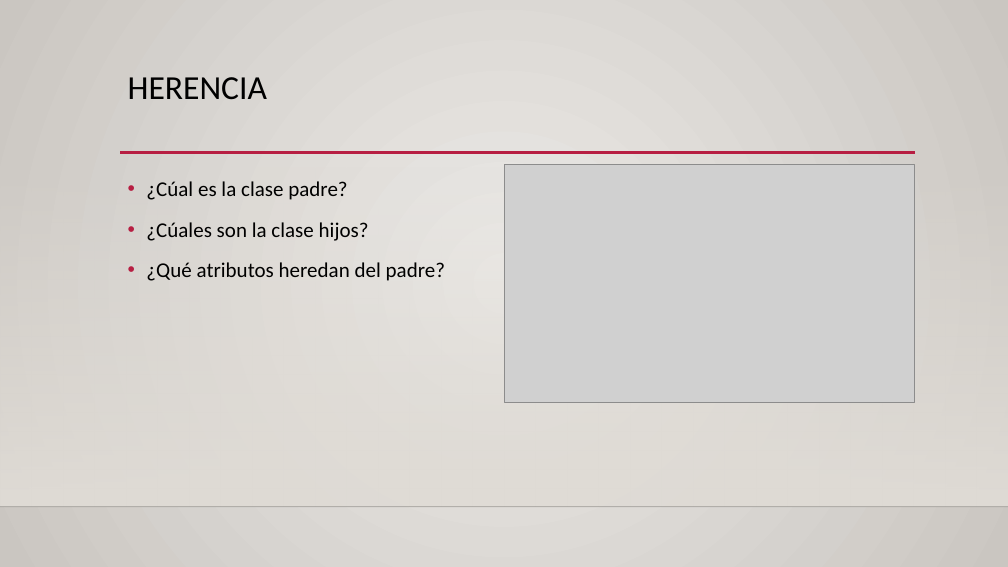
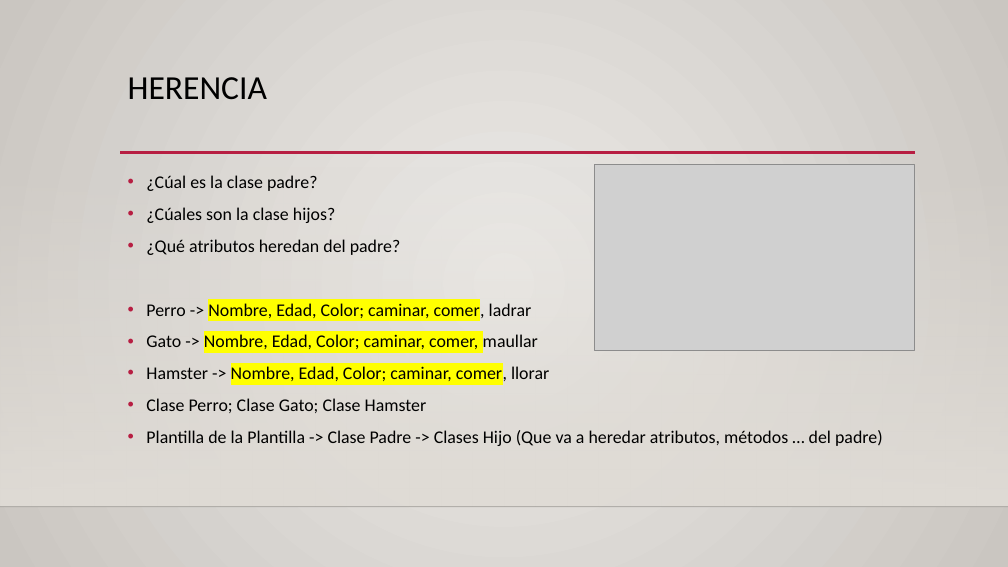
Before and after one commit to santo-boot/DART_101_4_ED, a slide deck: slide 6 of 08_POO/00_RESOURCES/CLASE/POO.pptx. Drawn at 1008x567 pixels with LibreOffice and Linux fonts; fonts in the diff are those of the drawing; grey boxes stand for pictures; background and template pictures are left out. Boxes give left, top, right and bottom in pixels: in the first picture for what was removed or moved away, otherwise in the second. Text is boxed around its words. In the diff, an @@ line names an element or a change of style, - is before the commit and + after.

```diff
--- a/08_POO/00_RESOURCES/CLASE/POO.pptx
+++ b/08_POO/00_RESOURCES/CLASE/POO.pptx
@@ text at (x1=146, y1=175, x2=401, y2=255): size 20 to 17 pt in "¿Cúal es la clase padre?", "¿Cúales son la clase hijos?", "¿Qué atributos heredan del padre?"; line spacing 1.2 to 1 @@
@@ picture resized from (x1=504, y1=165, x2=914, y2=403) to (x1=595, y1=165, x2=914, y2=350) @@
@@ text at (x1=146, y1=301, x2=883, y2=446): paragraphs added @@
+• Perro -> Nombre, Edad, Color; caminar, comer, ladrar
+• Gato -> Nombre, Edad, Color; caminar, comer, maullar
+• Hamster -> Nombre, Edad, Color; caminar, comer, llorar
+• Clase Perro; Clase Gato; Clase Hamster
+• Plantilla de la Plantilla -> Clase Padre -> Clases Hijo (Que va a heredar atributos, métodos … del padre)
```
Also in this commit, not shown: 1 other slide changed, 8 other files.
